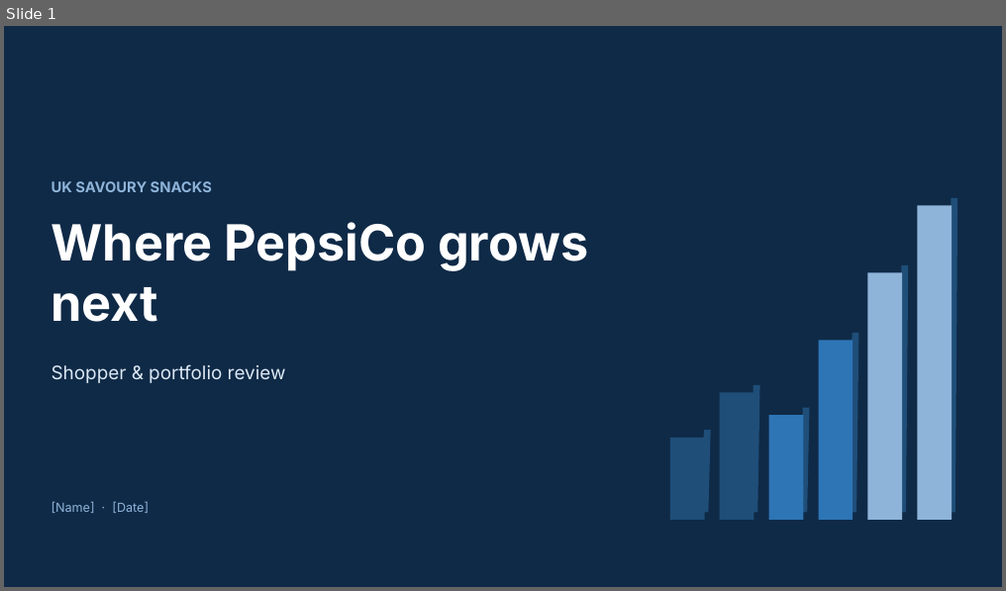
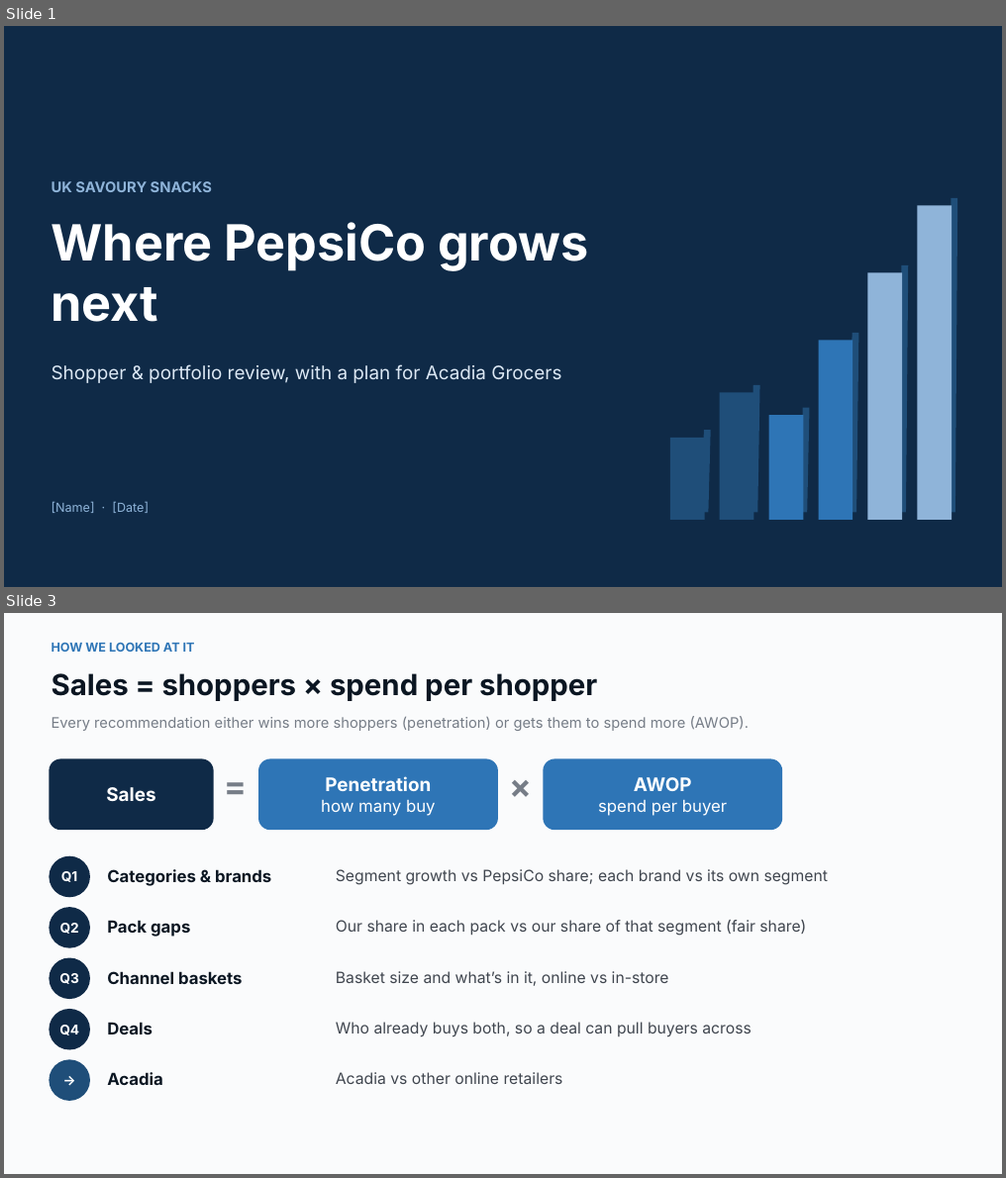
Before and after one commit to harshjunekumar/test-sample, a slide deck: pepsico_savoury_case/UK_Savoury_Growth_Story.pptx. Shown one above the other, each under a label of ours: slide 1 before the commit, slides 1 and 3 after it; the slides between them are not shown. The pictures are 1006x591 and 1006x1178 pixels, drawn with LibreOffice and Linux fonts; fonts in the diff are those of the drawing. Boxes give left, top, right and bottom in pixels: in the first picture for what was removed or moved away, otherwise in the second. Text is boxed around its words. In the diff, an @@ line names an element or a change of style, - is before the commit and + after.

```diff
--- a/pepsico_savoury_case/UK_Savoury_Growth_Story.pptx
+++ b/pepsico_savoury_case/UK_Savoury_Growth_Story.pptx
@@ slide 3 added at bbox=[4, 613, 1002, 1174], background #FFFFFF @@
@@ rectangle added at bbox=[4, 613, 1002, 1174], fill #FAFBFC @@
@@ text added at bbox=[52, 642, 195, 652], 12 pt, text #2E75B6, bold @@
+HOW WE LOOKED AT IT
@@ text added at bbox=[52, 673, 597, 701], 28 pt, text #0B1622, bold @@
+Sales = shoppers × spend per shopper
@@ text added at bbox=[52, 716, 748, 731], 14 pt, text #767D87 @@
+Every recommendation either wins more shoppers (penetration) or gets them to spend more (AWOP).
@@ rounded rectangle added at bbox=[49, 759, 214, 830], fill #0F2A47, 18 pt, text #FFFFFF, bold @@
+Sales
@@ rounded rectangle added at bbox=[258, 759, 498, 830], fill #2E75B6, 18 pt, text #FFFFFF, bold @@
+Penetration
+how many buy
@@ rounded rectangle added at bbox=[543, 759, 782, 830], fill #2E75B6, 16 pt, text #FFFFFF @@
+AWOP
+spend per buyer
@@ text added at bbox=[214, 762, 258, 823], 32 pt, text #767D87, bold @@
+=
@@ text added at bbox=[498, 762, 543, 823], 32 pt, text #767D87, bold @@
+×
@@ ellipse added at bbox=[49, 857, 90, 897], fill #0F2A47, 13 pt, text #FFFFFF, bold @@
+Q1
@@ text added at bbox=[107, 869, 271, 886], 16 pt, text #0B1622, bold @@
+Categories & brands
@@ text added at bbox=[336, 869, 829, 885], 15 pt, text #40464F @@
+Segment growth vs PepsiCo share; each brand vs its own segment
@@ ellipse added at bbox=[49, 907, 90, 949], fill #0F2A47, 13 pt, text #FFFFFF, bold @@
+Q2
@@ text added at bbox=[107, 920, 190, 937], 16 pt, text #0B1622, bold @@
+Pack gaps
@@ text added at bbox=[336, 920, 806, 936], 15 pt, text #40464F @@
+Our share in each pack vs our share of that segment (fair share)
@@ ellipse added at bbox=[49, 959, 90, 999], fill #0F2A47, 13 pt, text #FFFFFF, bold @@
+Q3
@@ text added at bbox=[107, 971, 243, 984], 16 pt, text #0B1622, bold @@
+Channel baskets
@@ text added at bbox=[336, 971, 669, 986], 15 pt, text #40464F @@
+Basket size and what’s in it, online vs in-store
@@ ellipse added at bbox=[49, 1009, 90, 1051], fill #0F2A47, 13 pt, text #FFFFFF, bold @@
+Q4
@@ text added at bbox=[107, 1022, 152, 1035], 16 pt, text #0B1622, bold @@
+Deals
@@ text added at bbox=[336, 1022, 751, 1038], 15 pt, text #40464F @@
+Who already buys both, so a deal can pull buyers across
@@ ellipse added at bbox=[49, 1059, 90, 1101], fill #1F4E79, 13 pt, text #FFFFFF, bold @@
+→
@@ text added at bbox=[107, 1072, 163, 1085], 16 pt, text #0B1622, bold @@
+Acadia
@@ text added at bbox=[336, 1072, 563, 1084], 15 pt, text #40464F @@
+Acadia vs other online retailers
@@ slide 1 changed as well @@
@@ text at bbox=[52, 365, 561, 383]: text changed @@
-Shopper & portfolio review
+Shopper & portfolio review, with a plan for Acadia Grocers
```
Also in this commit, not shown: 10 other slides changed, 1 other slide added, 1 slide removed, 1 other file.
